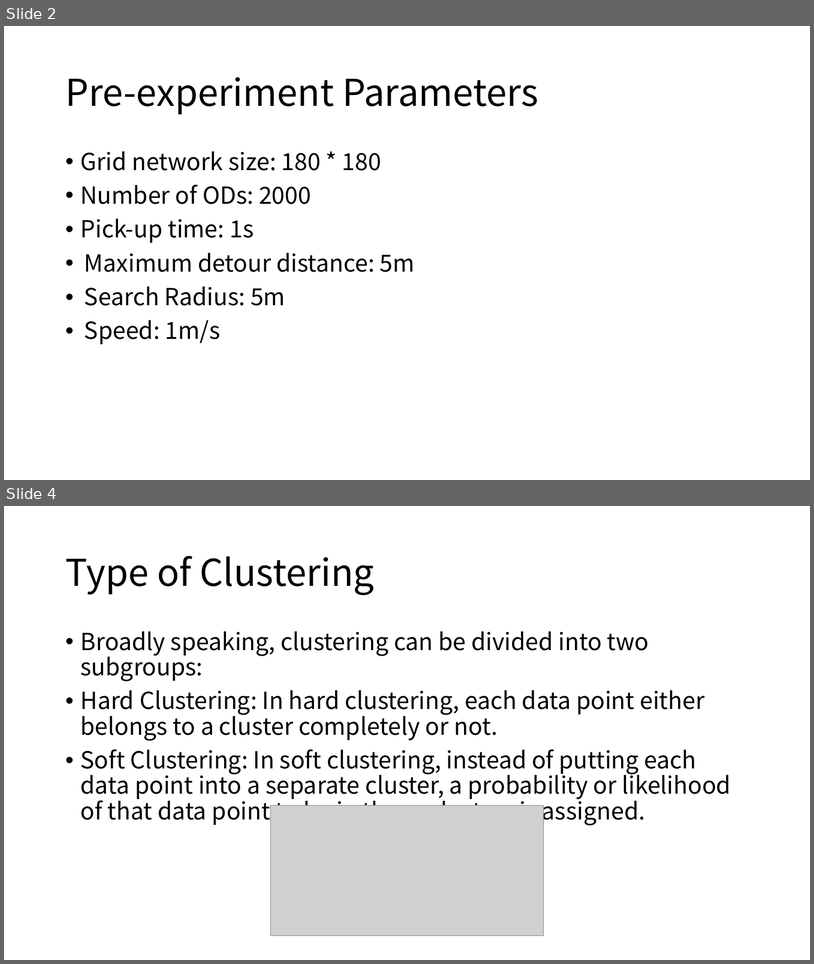
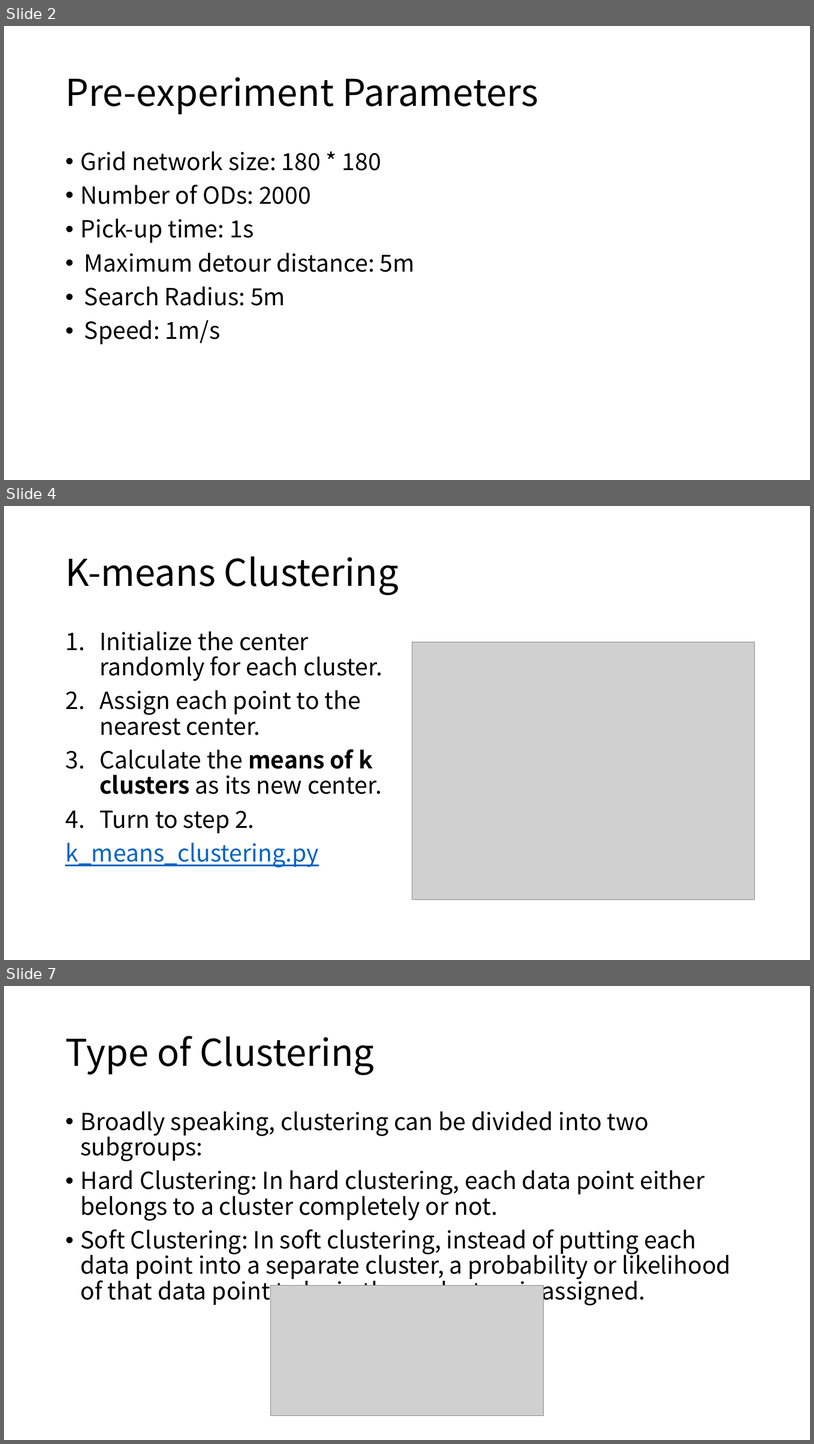
Before and after one commit to yuzhenfeng2002/Predicting-for-Each-Dynamic-Ridepooling-Order-on-Grid-Network, a slide deck: Grid Network Experienments 2.pptx. Shown one above the other, each under a label of ours: slides 2 and 4 before the commit, slides 2, 4 and 7 after it; the slides between them are not shown. The pictures are 814x964 and 814x1444 pixels, drawn with LibreOffice and Linux fonts; fonts in the diff are those of the drawing; grey boxes stand for pictures. Boxes give left, top, right and bottom in pixels: in the first picture for what was removed or moved away, otherwise in the second. Text is boxed around its words. In the diff, an @@ line names an element or a change of style, - is before the commit and + after.

```diff
--- a/Grid Network Experienments 2.pptx
+++ b/Grid Network Experienments 2.pptx
@@ slide 4 added at [4,506,810,960], background #FFFFFF @@
@@ title added at [65,556,399,595], 44 pt, text #000000 @@
+K-means Clustering
@@ text added at [65,631,383,867], 28 pt, text #000000 @@
+1. Initialize the center randomly for each cluster.
+2. Assign each point to the nearest center.
+3. Calculate the means of k clusters as its new center.
+4. Turn to step 2.
+k_means_clustering.py
@@ picture added at [413,642,755,899] @@
@@ what was slide 4 is now slide 7 @@
```
Also in this commit, not shown: 2 slides changed, 4 other slides added, 1 other file.
